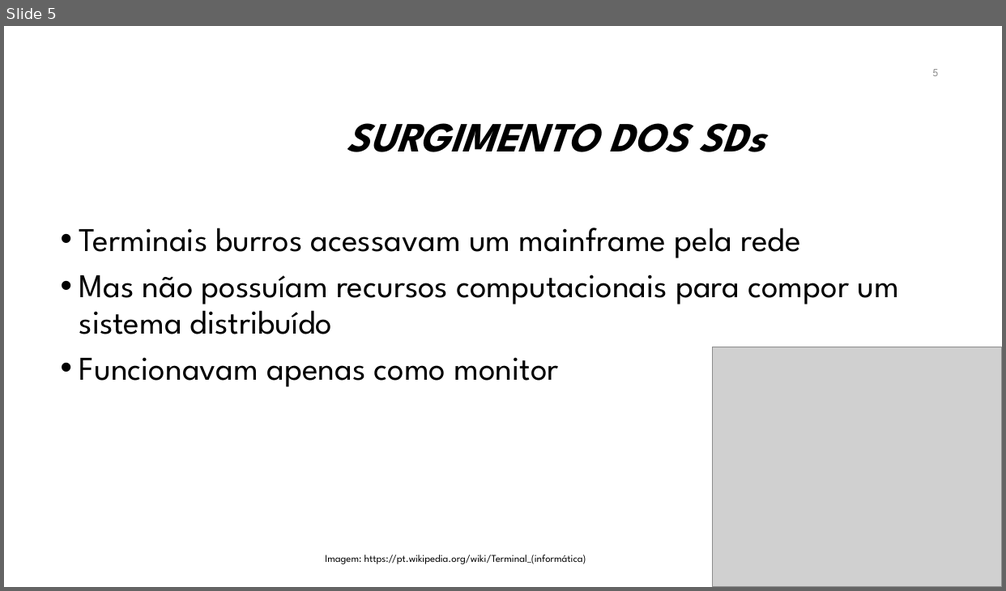
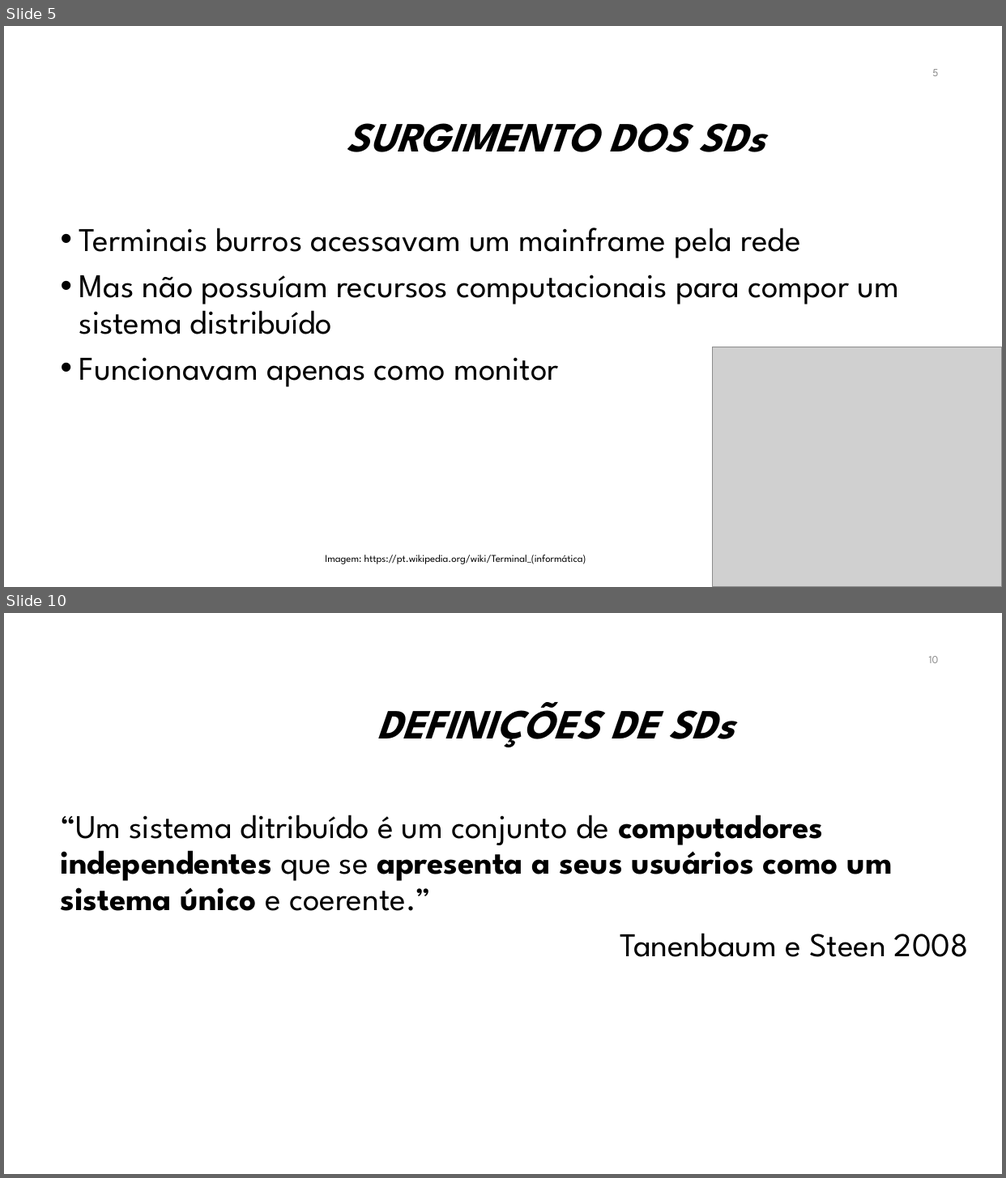
Before and after one commit to manoelcampos/sistemas-distribuidos, a slide deck: introducao-sd.pptx. Shown one above the other, each under a label of ours: slide 5 before the commit, slides 5 and 10 after it; the slides between them are not shown. The pictures are 1006x591 and 1006x1178 pixels, drawn with LibreOffice and Linux fonts; fonts in the diff are those of the drawing; grey boxes stand for pictures; background and template pictures are left out. Boxes give left, top, right and bottom in pixels: in the first picture for what was removed or moved away, otherwise in the second. Text is boxed around its words. In the diff, an @@ line names an element or a change of style, - is before the commit and + after.

```diff
--- a/introducao-sd.pptx
+++ b/introducao-sd.pptx
@@ slide 10 added at box(4, 613, 1002, 1174), background #FFFFFF @@
@@ page number added at box(929, 656, 939, 663), 10.5 pt, text #8C8C8C @@
+10
@@ title added at box(377, 702, 734, 747), 40 pt, text #000000, bold, italic @@
+DEFINIÇÕES DE SDs
@@ text added at box(61, 815, 969, 957), 32 pt, text #000000 @@
+“Um sistema ditribuído é um conjunto de computadores independentes que se apresenta a seus usuários como um sistema único e coerente.”
+Tanenbaum e Steen 2008
```
Also in this commit, not shown: 2 slides changed, 21 other slides added, 1 slide removed, 3 other files.
